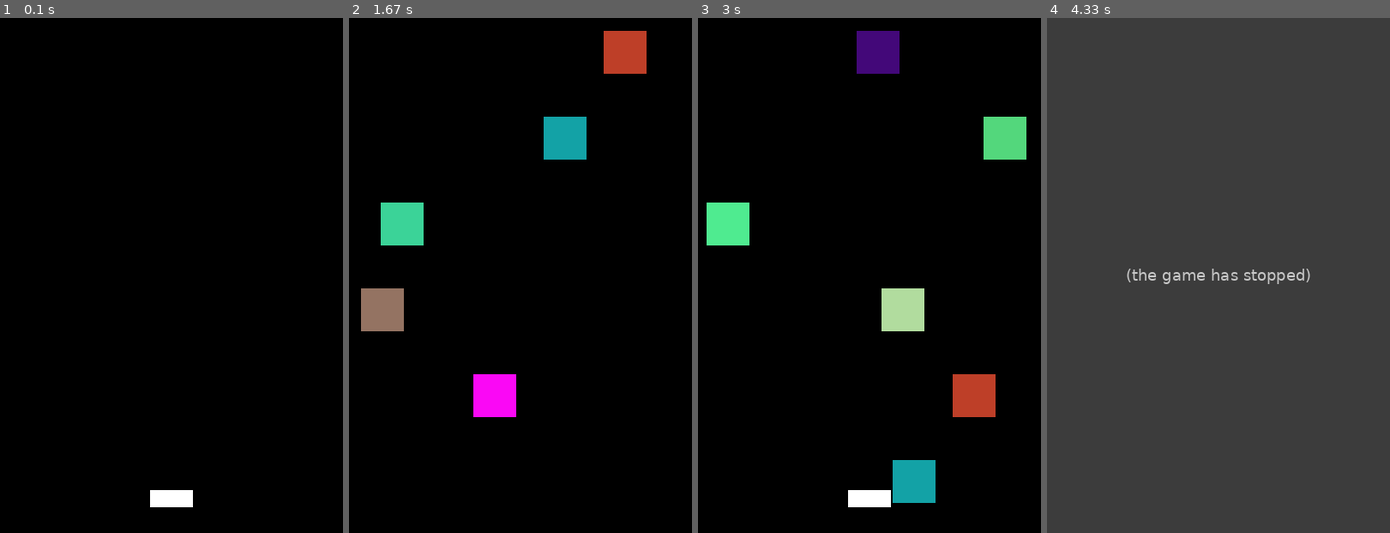
Above: before the commit, frames 1-4 (left to right).
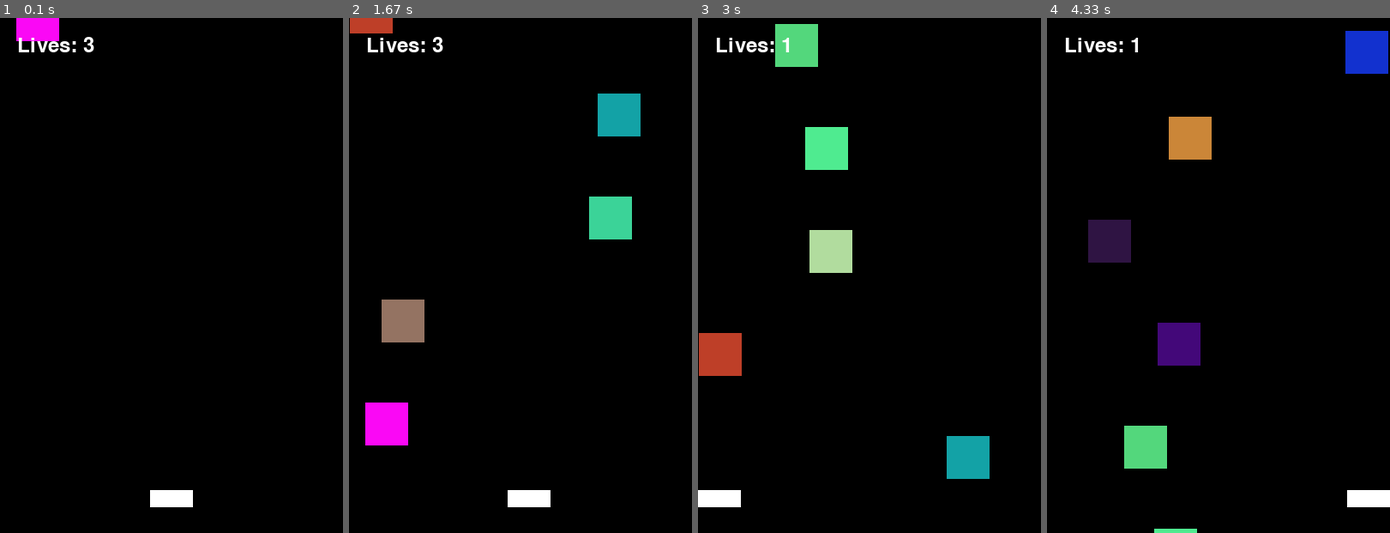
Above: after the commit, the same moments.

Repository: projectcodefoundation/summer-2020-pygame
Game: pygame game, started from dodger.py
The game is run twice, just before and just after one commit, with the same random seed, the same clock (stepped at 60 frames per second) and the same inputs.
Inputs:
- Up to frame 1 (0.1 s): no input
- Up to frame 2 (1.67 s): hold Right 0.33-0.8 s; hold Right 0.83-1.3 s; hold Left from 1.33 s (still down)
- Up to frame 3 (3 s): release Left at 1.87 s; hold Left 1.9-2.3 s
- Up to frame 4 (4.33 s): hold Right 3-3.47 s; hold Right 3.5-3.97 s; hold Right from 4 s (still down)

The runs differ from the first frame. In frame 1, 0.8% of the frame differs, in the area x 4-28%, y 0-7%; in frame 2, 9.6%; in frame 3, 13%; in frame 4, 100%, in the area x 0-100%, y 0-100%.
Before the commit the program exited at 3 s; later frames show no game.

Commit message:
Update code

Diff:
--- a/dodger.py
+++ b/dodger.py
@@ -3,59 +3,103 @@
 import sys
 
 pygame.init()
-
 screen = pygame.display.set_mode((400, 600))
 
-player = pygame.Rect(175, 550, 50, 20)
-rects = []
+blocks = []
+px = 175
+counter = 0
+lives = 3
 
-def make_rect():
-    x = random.randint(0, 350)
-    color = (
-        random.randint(0, 255),
-        random.randint(0, 255),
-        random.randint(0, 255)
-    )
-    return [x, -100, color]
+block_speed = 3
+block_frequency = 40
 
-frame = 0
+font = pygame.font.SysFont(None, 35)
 
 while True:
     for event in pygame.event.get():
         if event.type == pygame.QUIT:
             sys.exit()
 
-    # logic
-
-    if frame % 20 == 0:
-        rects.append(make_rect())
+    # Listen for keyboard input and move player
 
     keys = pygame.key.get_pressed()
+    if keys[pygame.K_RIGHT]:
+        px = min(px + 5, 350)
+    if keys[pygame.K_LEFT]:
+        px = max(px - 5, 0)
 
-    if keys[pygame.K_LEFT]:
-        player.move_ip(-10, 0)
-    if keys[pygame.K_RIGHT]:
-        player.move_ip(10, 0)
+    # New block every 20 frames
+    if counter % block_frequency == 0:
+        color = (
+            random.randint(0, 255),
+            random.randint(0, 255),
+            random.randint(0, 255)
+        )
 
-    # drawing
+        if random.randint(1, 15) == 1:
+            block_type = "life"
+        else:
+            block_type = "block"
+
+        while color == (0, 0, 0):
+            color = (
+                random.randint(0, 255),
+                random.randint(0, 255),
+                random.randint(0, 255)
+            )
+        blocks.append([
+            random.randint(0, 350),
+            -50,
+            color,
+            block_type
+        ])
+
+    if counter == 400:
+        block_speed = 5
+        block_frequency = 20
+    if counter == 1000:
+        block_speed = 8
+        block_frequency = 15
 
     screen.fill((0, 0, 0))
 
-    for idx, rect in enumerate(rects):
-        pygame.draw.rect(screen, rect[2], (rect[0], rect[1], 50, 50))
+    # Blocks
 
-        if player.colliderect((rect[0], rect[1], 50, 50)):
-            sys.exit()
+    player_rect = pygame.Rect(px, 550, 50, 20)
 
-        rect[1] += 5
+    new_blocks = []
+    for block in blocks:
+        if block[3] == "block":
+            pygame.draw.rect(screen, block[2], (block[0], block[1], 50, 50))
+        elif block[3] == "life":
+            pygame.draw.ellipse(screen, block[2], (block[0], block[1], 50, 50))
 
-        if rect[1] > 600:
-            rects[idx] = None
+        # check if the player is overlapping with the block
+        if player_rect.colliderect((block[0], block[1], 50, 50)):
+            if block[3] == "block":
+                lives -= 1
+                if lives == 0:
+                    pygame.quit()
+                    sys.exit()
+            elif block[3] == "life":
+                lives += 1
+        else:
+            # move the block down
+            block[1] += block_speed
 
-    rects = [x for x in rects if x is not None]
+            if block[1] < 600:
+                new_blocks.append(block)
 
-    pygame.draw.rect(screen, (255, 255, 255), player)
+    blocks = new_blocks
 
+    # Player
+    pygame.draw.rect(screen, (255, 255, 255), (px, 550, 50, 20))
+
+    # Lives
+    img = font.render("Lives: " + str(lives), True, (255, 255, 255))
+    screen.blit(img, (20, 20))
+
+    # Update
     pygame.display.flip()
-
-    frame += 1
+    pygame.time.wait(10)
+    counter += 1
--- a/memory/memory_final.py
+++ b/memory/memory_final.py
@@ -31,12 +31,11 @@
     [0, 0, 0, 0],
 ]
 
-prev_i = None
-prev_j = None
-
-wait = False
+prev_i, prev_j = None, None
 
 while True:
+    wait = False
+
     for event in pygame.event.get():
         if event.type == pygame.QUIT:
             sys.exit()
@@ -47,24 +46,19 @@
             x, y = event.pos
             click_i, click_j = x // 110, y // 110
 
-            # if not revealed yet
             if state[click_i][click_j] == 0:
 
-                # first one clicked
+                # first image clicked
                 if prev_i == None:
                     prev_i, prev_j = click_i, click_j
                     state[click_i][click_j] = 1
 
-                # second one clicked
+                # second image clicked
                 else:
                     if board[click_i][click_j] == board[prev_i][prev_j]:
+                        state[click_i][click_j] = 2
                         state[prev_i][prev_j] = 2
-                        state[click_i][click_j] = 2
-
-                        # reset tiles
-                        prev_i = None
-                        prev_j = None
-
+                        prev_i, prev_j = None, None
                     else:
                         state[click_i][click_j] = 1
                         wait = True
@@ -74,7 +68,8 @@
     for i in range(4):
         for j in range(4):
             if state[i][j] == 0:
-                pygame.draw.rect(screen, (255, 0, 0), (i * 110, j * 110, 100, 100))
+                pygame.draw.rect(screen, (255, 0, 0),
+                                 (i * 110, j * 110, 100, 100))
             else:
                 screen.blit(board[i][j], (i * 110, j * 110))
 
@@ -82,10 +77,6 @@
 
     if wait:
         pygame.time.wait(500)
-
-        # reset tiles
+        state[click_i][click_j] = 0
         state[prev_i][prev_j] = 0
-        state[click_i][click_j] = 0
-        prev_i = None
-        prev_j = None
-        wait = False
+        prev_i, prev_j = None, None
